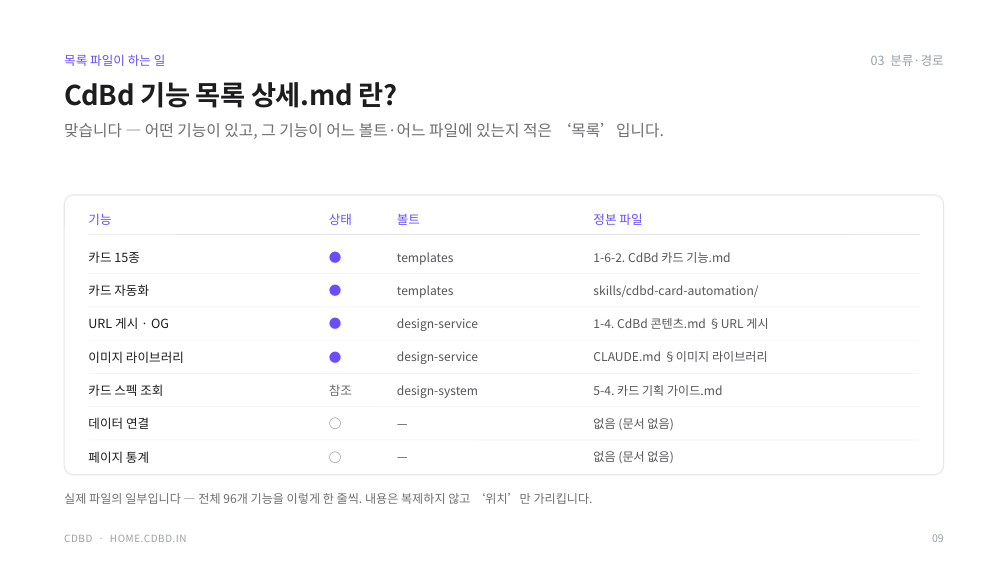
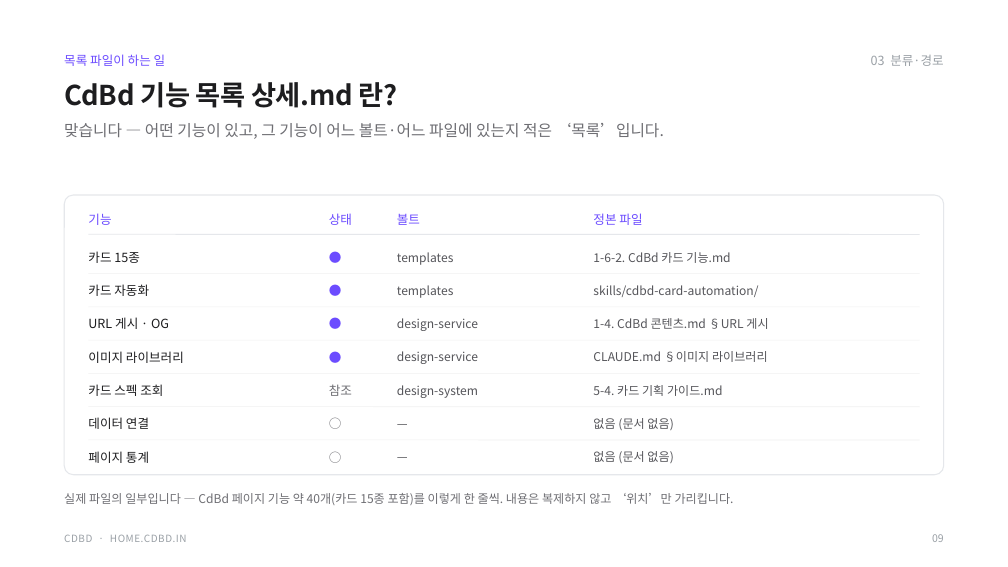
Before and after one commit to CdBd-in/design, a slide deck: slide 10 of CdBd 기능 문서 구조 설계.pptx. Drawn at 1008x567 pixels with LibreOffice and Linux fonts; fonts in the diff are those of the drawing. Boxes give left, top, right and bottom in pixels: in the first picture for what was removed or moved away, otherwise in the second. Text is boxed around its words. In the diff, an @@ line names an element or a change of style, - is before the commit and + after.

```diff
--- a/CdBd 기능 문서 구조 설계.pptx
+++ b/CdBd 기능 문서 구조 설계.pptx
@@ text at box(64, 493, 734, 505): text changed @@
-실제 파일의 일부입니다 — 전체 96개 기능을 이렇게 한 줄씩. 내용은 복제하지 않고 ‘위치’만 가리킵니다.
+실제 파일의 일부입니다 — CdBd 페이지 기능 약 40개(카드 15종 포함)를 이렇게 한 줄씩. 내용은 복제하지 않고 ‘위치’만 가리킵니다.
```
Also in this commit, not shown: 2 other slides changed.
